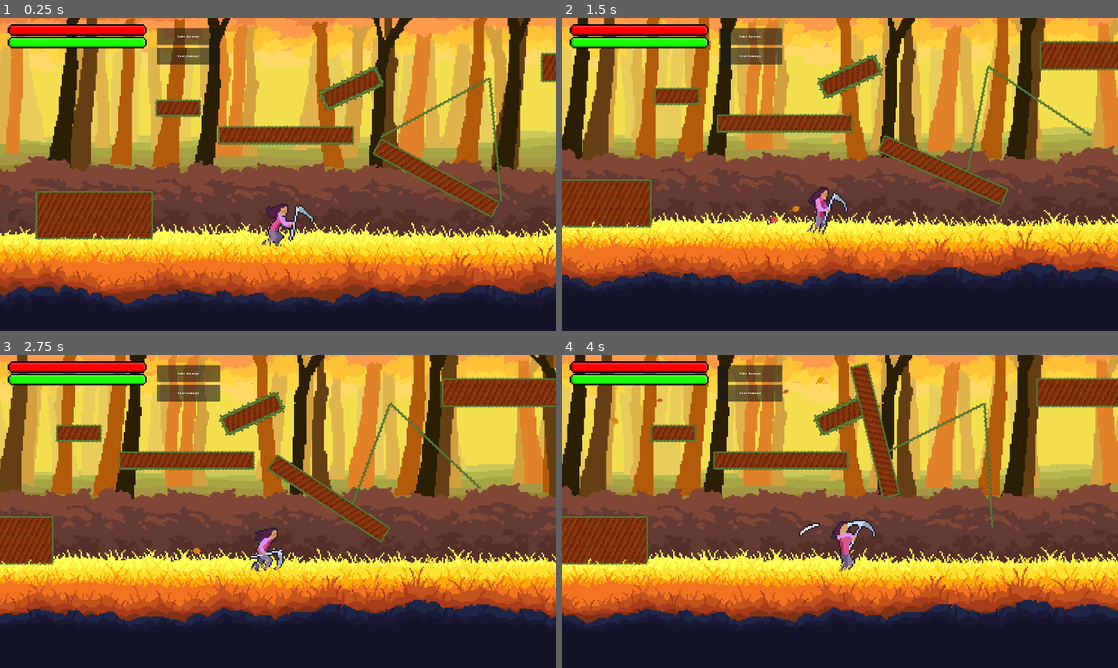
Above: before the commit, frames 1-4 (two rows, left to right).
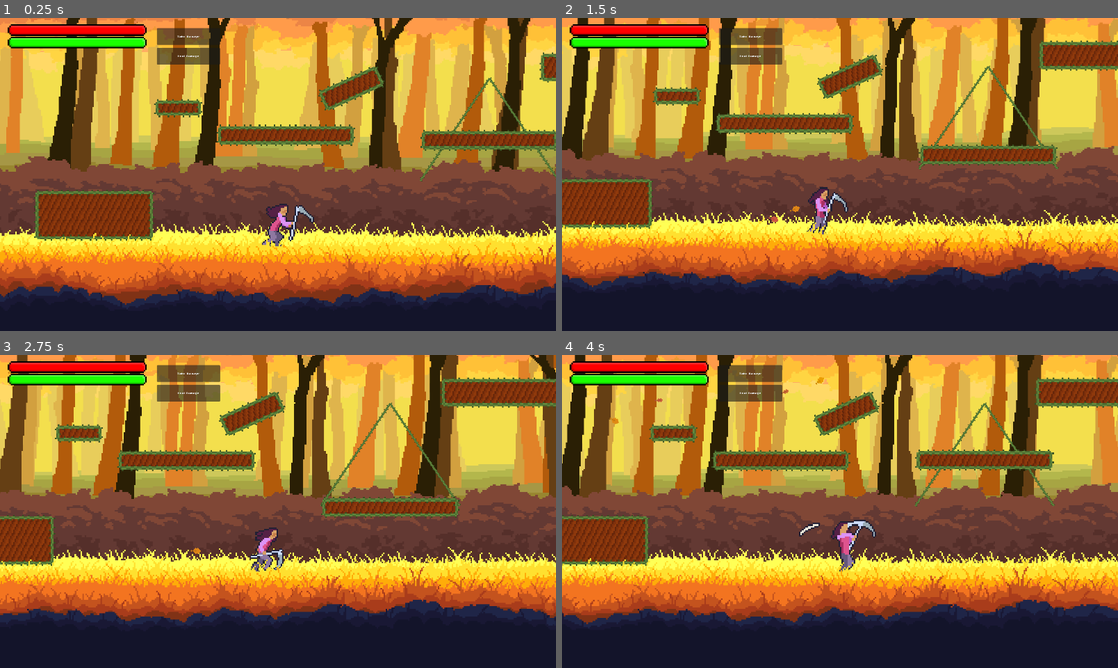
Above: after the commit, the same moments.

Repository: LordRevan36/software_development_platformer
Game: Godot game, scene res://Levels/Forest/platform_test.tscn
The game is run twice, just before and just after one commit, with the same random seed, the same clock (stepped at 60 frames per second) and the same inputs. This scene is started directly instead of the project's main scene.
Inputs (mouse positions are in pixels of both pictures, inside the frame that each line leads up to):
- Up to frame 1 (0.25 s): no input
- Up to frame 2 (1.5 s): tap Enter at 0.5 s; move the mouse to (962, 158) at 0.52 s; hold D (Right) 0.53-1.25 s; tap K (Attack) at 0.6 s; click (962, 158) at 0.67 s; drag from (728, 190) to (812, 237) at 1.27 s
- Up to frame 3 (2.75 s): move the mouse to (333, 442) at 2.02 s; hold D (Right) from 2.03 s (still down); tap K (Attack) at 2.1 s
- Up to frame 4 (4 s): release D (Right) at 2.75 s; drag from (812, 574) to (673, 464) at 2.77 s; move the mouse to (1006, 558) at 3.52 s; hold A (Left) from 3.53 s (still down); tap K (Attack) at 3.6 s

The runs differ from the first frame. In frame 1, 4.8% of the frame differs, in the area x 6-100%, y 10-72%; in frame 2, 4.8%; in frame 3, 4.6%; in frame 4, 4.9%, in the area x 0-100%, y 2-68%.

Commit message:
works a very little bit - moving platform
we are very unfortunately maybe abandoning swinging

Diff:
--- a/software-development-platformer/Levels/Forest/platform_test.tscn
+++ b/software-development-platformer/Levels/Forest/platform_test.tscn
@@ -6,7 +6,7 @@
 
 [sub_resource type="RectangleShape2D" id="RectangleShape2D_t2qmn"]
 resource_local_to_scene = true
-size = Vector2(364, 52)
+size = Vector2(368, 56)
 
 [sub_resource type="RectangleShape2D" id="RectangleShape2D_wa5j0"]
 resource_local_to_scene = true
@@ -14,65 +14,111 @@
 
 [sub_resource type="RectangleShape2D" id="RectangleShape2D_gtl8g"]
 resource_local_to_scene = true
-size = Vector2(124, 48)
+size = Vector2(128, 48)
 
 [sub_resource type="RectangleShape2D" id="RectangleShape2D_xt5ae"]
 resource_local_to_scene = true
-size = Vector2(372, 80)
+size = Vector2(376, 80)
 
 [sub_resource type="RectangleShape2D" id="RectangleShape2D_vuc8t"]
 resource_local_to_scene = true
-size = Vector2(316, 132)
+size = Vector2(320, 136)
 
 [sub_resource type="RectangleShape2D" id="RectangleShape2D_4n83i"]
 resource_local_to_scene = true
-size = Vector2(196, 52)
+size = Vector2(200, 56)
 
 [sub_resource type="RectangleShape2D" id="RectangleShape2D_dlp0c"]
 resource_local_to_scene = true
-size = Vector2(160, 52)
+size = Vector2(160, 56)
 
 [sub_resource type="RectangleShape2D" id="RectangleShape2D_78s2b"]
 resource_local_to_scene = true
-size = Vector2(364, 52)
+size = Vector2(368, 56)
 
 [node name="Main" unique_id=732509840 instance=ExtResource("1_8aig8")]
 
 [node name="FallPlatform" parent="Parallax <100" parent_id_path=PackedInt32Array(1351633235) index="8" unique_id=885156819 instance=ExtResource("2_tyk8v")]
 reset_timer_length = 3.0
 
-[node name="RectangleOutline" parent="Parallax <100/FallPlatform/Platform" parent_id_path=PackedInt32Array(885156819, 1136379276) index="2" unique_id=1082408081]
+[node name="Platform" parent="Parallax <100/FallPlatform" index="0" unique_id=1136379276]
+size_vector = Vector2(368, 56)
+
+[node name="CollisionPolygon2D" parent="Parallax <100/FallPlatform/Platform" index="0" unique_id=581306703]
+polygon = PackedVector2Array(-184, -28, 184, -28, 184, 28, -184, 28)
+
+[node name="Polygon2D" parent="Parallax <100/FallPlatform/Platform" index="1" unique_id=1861125354]
+polygon = PackedVector2Array(-176, -20, 176, -20, 176, 20, -176, 20)
+
+[node name="RectangleOutline" parent="Parallax <100/FallPlatform/Platform" index="2" unique_id=1082408081]
 shape = SubResource("RectangleShape2D_t2qmn")
 
 [node name="RectangleOutline" parent="Platforms/Platform" parent_id_path=PackedInt32Array(1326313302) index="2" unique_id=1082408081]
 shape = SubResource("RectangleShape2D_wa5j0")
 
-[node name="RectangleOutline" parent="Platforms/Platform2" parent_id_path=PackedInt32Array(73062743) index="2" unique_id=1082408081]
+[node name="Platform2" parent="Platforms" parent_id_path=PackedInt32Array(2139959054) index="1" unique_id=73062743]
+size_vector = Vector2(128, 48)
+
+[node name="CollisionPolygon2D" parent="Platforms/Platform2" index="0" unique_id=581306703]
+polygon = PackedVector2Array(-64, -24, 64, -24, 64, 24, -64, 24)
+
+[node name="Polygon2D" parent="Platforms/Platform2" index="1" unique_id=1861125354]
+polygon = PackedVector2Array(-56, -16, 56, -16, 56, 16, -56, 16)
+
+[node name="RectangleOutline" parent="Platforms/Platform2" index="2" unique_id=1082408081]
 shape = SubResource("RectangleShape2D_gtl8g")
 
 [node name="Platform3" parent="Platforms" parent_id_path=PackedInt32Array(2139959054) index="2" unique_id=778821719]
-size_vector = Vector2(372, 80)
+size_vector = Vector2(376, 80)
 
 [node name="CollisionPolygon2D" parent="Platforms/Platform3" index="0" unique_id=581306703]
-polygon = PackedVector2Array(-186, -40, 186, -40, 186, 40, -186, 40)
+polygon = PackedVector2Array(-188, -40, 188, -40, 188, 40, -188, 40)
 
 [node name="Polygon2D" parent="Platforms/Platform3" index="1" unique_id=1861125354]
-polygon = PackedVector2Array(-182, -36, 182, -36, 182, 36, -182, 36)
+polygon = PackedVector2Array(-180, -32, 180, -32, 180, 32, -180, 32)
 
 [node name="RectangleOutline" parent="Platforms/Platform3" index="2" unique_id=1082408081]
 shape = SubResource("RectangleShape2D_xt5ae")
 
-[node name="RectangleOutline" parent="Platforms/Platform4" parent_id_path=PackedInt32Array(780874561) index="2" unique_id=1082408081]
+[node name="Platform4" parent="Platforms" parent_id_path=PackedInt32Array(2139959054) index="3" unique_id=780874561]
+size_vector = Vector2(320, 136)
+
+[node name="CollisionPolygon2D" parent="Platforms/Platform4" index="0" unique_id=581306703]
+polygon = PackedVector2Array(-160, -68, 160, -68, 160, 68, -160, 68)
+
+[node name="Polygon2D" parent="Platforms/Platform4" index="1" unique_id=1861125354]
+polygon = PackedVector2Array(-152, -60, 152, -60, 152, 60, -152, 60)
+
+[node name="RectangleOutline" parent="Platforms/Platform4" index="2" unique_id=1082408081]
 shape = SubResource("RectangleShape2D_vuc8t")
 
-[node name="RectangleOutline" parent="Platforms/FallPlatform/Platform" parent_id_path=PackedInt32Array(885156819, 1136379276) index="2" unique_id=1082408081]
+[node name="Platform" parent="Platforms/FallPlatform" parent_id_path=PackedInt32Array(885156819) index="0" unique_id=1136379276]
+size_vector = Vector2(200, 56)
+
+[node name="CollisionPolygon2D" parent="Platforms/FallPlatform/Platform" index="0" unique_id=581306703]
+polygon = PackedVector2Array(-100, -28, 100, -28, 100, 28, -100, 28)
+
+[node name="Polygon2D" parent="Platforms/FallPlatform/Platform" index="1" unique_id=1861125354]
+polygon = PackedVector2Array(-92, -20, 92, -20, 92, 20, -92, 20)
+
+[node name="RectangleOutline" parent="Platforms/FallPlatform/Platform" index="2" unique_id=1082408081]
 shape = SubResource("RectangleShape2D_4n83i")
 
-[node name="RectangleOutline" parent="Platforms/FallPlatform2/Platform" parent_id_path=PackedInt32Array(468827690, 1136379276) index="2" unique_id=1082408081]
+[node name="Platform" parent="Platforms/FallPlatform2" parent_id_path=PackedInt32Array(468827690) index="0" unique_id=1136379276]
+size_vector = Vector2(160, 56)
+
+[node name="CollisionPolygon2D" parent="Platforms/FallPlatform2/Platform" index="0" unique_id=581306703]
+polygon = PackedVector2Array(-80, -28, 80, -28, 80, 28, -80, 28)
+
+[node name="Polygon2D" parent="Platforms/FallPlatform2/Platform" index="1" unique_id=1861125354]
+polygon = PackedVector2Array(-72, -20, 72, -20, 72, 20, -72, 20)
+
+[node name="RectangleOutline" parent="Platforms/FallPlatform2/Platform" index="2" unique_id=1082408081]
 shape = SubResource("RectangleShape2D_dlp0c")
 
 [node name="Swing" parent="Platforms" parent_id_path=PackedInt32Array(2139959054) index="6" unique_id=1362813319 instance=ExtResource("3_t2qmn")]
 position = Vector2(551, -123)
+swing_speed = 4.0
 
 [node name="RectangleOutline" parent="Platforms/Swing/Platform" parent_id_path=PackedInt32Array(1362813319, 1136379276) index="2" unique_id=1082408081]
 shape = SubResource("RectangleShape2D_78s2b")
--- a/software-development-platformer/Player/player.gd
+++ b/software-development-platformer/Player/player.gd
@@ -95,7 +95,6 @@
 	# LANDING
 	if is_on_floor() and !was_on_floor:
 		GlobalPlayer.landed.emit(landVelocity, get_last_slide_collision().get_collider())
-		print(get_last_slide_collision().get_collider())
 		if state == State.BACKFLIP or state == State.FRONTFLIP:
 			state = State.FLIPLAND
 		else:
--- a/software-development-platformer/Props/Platform/platform.tscn
+++ b/software-development-platformer/Props/Platform/platform.tscn
@@ -6,23 +6,24 @@
 
 [sub_resource type="RectangleShape2D" id="RectangleShape2D_g263t"]
 resource_local_to_scene = true
-size = Vector2(364, 52)
+size = Vector2(368, 56)
 
 [node name="Platform" type="AnimatableBody2D" unique_id=1136379276]
 script = ExtResource("1_0v4dy")
-size_vector = Vector2(364, 52)
+size_vector = Vector2(368, 56)
 border_texture = ExtResource("2_rndpj")
 body_texture = ExtResource("3_17he2")
+textureWidth = 16.0
 
 [node name="CollisionPolygon2D" type="CollisionPolygon2D" parent="." unique_id=581306703]
-polygon = PackedVector2Array(-182, -26, 182, -26, 182, 26, -182, 26)
+polygon = PackedVector2Array(-184, -28, 184, -28, 184, 28, -184, 28)
 
 [node name="Polygon2D" type="Polygon2D" parent="." unique_id=1861125354]
 texture_filter = 1
 texture_repeat = 2
 color = Color(1, 0.6627451, 0.2, 1)
 texture = ExtResource("3_17he2")
-polygon = PackedVector2Array(-178, -22, 178, -22, 178, 22, -178, 22)
+polygon = PackedVector2Array(-176, -20, 176, -20, 176, 20, -176, 20)
 
 [node name="RectangleOutline" type="CollisionShape2D" parent="." unique_id=1082408081]
 shape = SubResource("RectangleShape2D_g263t")
--- a/software-development-platformer/Props/Platform/swing.gd
+++ b/software-development-platformer/Props/Platform/swing.gd
@@ -4,10 +4,12 @@
 @onready var left_rope = $Ropes/LeftRope
 @onready var right_rope = $Ropes/RightRope
 @onready var child_platform = $Platform
+@onready var collision_polygon_2d: CollisionPolygon2D = $Platform/CollisionPolygon2D
+@onready var polygon_2d: Polygon2D = $Platform/Polygon2D
 
 @export var radius : float = 300.0
 @export var max_angle_degrees : float = 30.0
-@export var swing_speed : float = 2.0
+@export var swing_speed : float = 4.0
 @export var phase_offset : float = 0.0
 @export var currently_active : bool = true
 
@@ -17,17 +19,27 @@
 @export var updateLines : bool = false
 @export var updateRadius: bool = false
 
+var animation_player: AnimationPlayer
+var animation: Animation
+
 var time_passed : float = 0.0
 var current_velocity : Vector2 = Vector2.ZERO
 var _last_platform_global_pos : Vector2 = Vector2.ZERO
 
+var testing
 # Called when the node enters the scene tree for the first time.
 func _ready() -> void:
+	animation_player = $AnimationPlayer
+	#animation_player.get_animation_library("").duplicate()
+	animation = animation_player.get_animation("swing") #Makes animation library unique to this scene, to change properties through code.
+
 	_update_lines()
 	_update_plat_position()
+	_setup_animation()
 
 # Called every frame. 'delta' is the elapsed time since the previous frame.
 func _process(delta: float) -> void:
+
 	if Engine.is_editor_hint():
 		if centerNode or updateRadius or updateLines:
 			print("child platform position: ", child_platform.position.x, " , ", child_platform.position.y)
@@ -39,6 +51,7 @@
 		if updateLines:
 			_update_lines()
 	else:
+		collision_polygon_2d.polygon = polygon_2d.polygon
 		if currently_active:
 			pass
 			#_update_rotation(delta)
@@ -48,10 +61,13 @@
 
 
 func _update_plat_position() -> void:
-	child_platform._center_node()
-	child_platform.position = Vector2(0, radius)
+	if Engine.is_editor_hint():
+		print("Updating plat position")
+		child_platform._center_node()
+		child_platform.position = Vector2(0, radius)
 
 func _update_radius() -> void:
+	print("Updating radius")
 	if Engine.is_editor_hint():
 		radius = child_platform.position.y
 		_update_plat_position()
@@ -59,6 +75,7 @@
 	updateRadius = false
 
 func _update_lines() -> void:
+	print("Updating lines")
 	var half_plat_size : Vector2 = child_platform.size_vector / 2
 	child_platform._center_node()
 
@@ -80,6 +97,22 @@
 
 	updateLines = false
 
+func _setup_animation() -> void:
+	animation.length = swing_speed/2
+	var ropes_index = animation.find_track("Ropes:rotation",0)
+	animation.track_set_key_value(ropes_index, 0, -max_angle_degrees)
+	animation.track_set_key_value(ropes_index, 1, max_angle_degrees)
+	var posx_index = animation.find_track("Platform:position:x",0)
+	animation.track_set_key_value(posx_index, 0, -cos(deg_to_rad(max_angle_degrees))*radius)
+	animation.track_set_key_value(posx_index, 1, cos(deg_to_rad(max_angle_degrees))*radius)
+	var posy_index = animation.find_track("Platform:position:y",0)
+	animation.track_set_key_value(posy_index, 0, sin(deg_to_rad(max_angle_degrees))*radius)
+	animation.track_set_key_value(posy_index, 1, radius)
+	animation.track_set_key_value(posy_index, 2, sin(deg_to_rad(max_angle_degrees))*radius)
+	var rot_index = animation.find_track("Platform:rotation",0)
+	animation.track_set_key_value(rot_index, 0, -deg_to_rad(max_angle_degrees))
+	animation.track_set_key_value(rot_index, 1, deg_to_rad(max_angle_degrees))
+	print(max_angle_degrees)
 #func _save_velocity(delta: float) -> void:
 	#var current_global_pos = child_platform.global_position
 	#current_velocity = (current_global_pos - _last_platform_global_pos) / delta
--- a/software-development-platformer/Props/Platform/swing.tscn
+++ b/software-development-platformer/Props/Platform/swing.tscn
@@ -9,14 +9,50 @@
 tracks/0/type = "value"
 tracks/0/imported = false
 tracks/0/enabled = true
-tracks/0/path = NodePath(".:rotation")
+tracks/0/path = NodePath("Platform:position:x")
 tracks/0/interp = 1
 tracks/0/loop_wrap = true
 tracks/0/keys = {
 "times": PackedFloat32Array(0),
 "transitions": PackedFloat32Array(1),
 "update": 0,
-"values": [0.5235988]
+"values": [0.0]
+}
+tracks/1/type = "value"
+tracks/1/imported = false
+tracks/1/enabled = true
+tracks/1/path = NodePath("Platform:position:y")
+tracks/1/interp = 1
+tracks/1/loop_wrap = true
+tracks/1/keys = {
+"times": PackedFloat32Array(0),
+"transitions": PackedFloat32Array(1),
+"update": 0,
+"values": [300.0]
+}
+tracks/2/type = "value"
+tracks/2/imported = false
+tracks/2/enabled = true
+tracks/2/path = NodePath("Ropes:rotation")
+tracks/2/interp = 1
+tracks/2/loop_wrap = true
+tracks/2/keys = {
+"times": PackedFloat32Array(0),
+"transitions": PackedFloat32Array(1),
+"update": 0,
+"values": [0.0]
+}
+tracks/3/type = "value"
+tracks/3/imported = false
+tracks/3/enabled = true
+tracks/3/path = NodePath("Platform:rotation")
+tracks/3/interp = 1
+tracks/3/loop_wrap = true
+tracks/3/keys = {
+"times": PackedFloat32Array(0),
+"transitions": PackedFloat32Array(1),
+"update": 0,
+"values": [0.0]
 }
 
 [sub_resource type="Animation" id="Animation_14nk7"]
@@ -25,15 +61,51 @@
 loop_mode = 2
 tracks/0/type = "value"
 tracks/0/imported = false
-tracks/0/enabled = true
-tracks/0/path = NodePath(".:rotation")
+tracks/0/enabled = false
+tracks/0/path = NodePath("Ropes:rotation")
 tracks/0/interp = 1
 tracks/0/loop_wrap = true
 tracks/0/keys = {
 "times": PackedFloat32Array(0, 2),
 "transitions": PackedFloat32Array(-2, -2),
 "update": 0,
-"values": [0.5235988, -0.5235988]
+"values": [-30.0, 30.0]
+}
+tracks/1/type = "value"
+tracks/1/imported = false
+tracks/1/enabled = true
+tracks/1/path = NodePath("Platform:position:x")
+tracks/1/interp = 1
+tracks/1/loop_wrap = true
+tracks/1/keys = {
+"times": PackedFloat32Array(0, 2),
+"transitions": PackedFloat32Array(-2, 1),
+"update": 0,
+"values": [-259.8076211353316, 259.8076211353316]
+}
+tracks/2/type = "value"
+tracks/2/imported = false
+tracks/2/enabled = true
+tracks/2/path = NodePath("Platform:position:y")
+tracks/2/interp = 1
+tracks/2/loop_wrap = true
+tracks/2/keys = {
+"times": PackedFloat32Array(0, 1, 2),
+"transitions": PackedFloat32Array(-2, -2, -2),
+"update": 0,
+"values": [149.99999999999997, 300.0, 149.99999999999997]
+}
+tracks/3/type = "value"
+tracks/3/imported = false
+tracks/3/enabled = false
+tracks/3/path = NodePath("Platform:rotation")
+tracks/3/interp = 1
+tracks/3/loop_wrap = true
+tracks/3/keys = {
+"times": PackedFloat32Array(0, 2),
+"transitions": PackedFloat32Array(-2, 1),
+"update": 0,
+"values": [-0.5235987755982988, 0.5235987755982988]
 }
 
 [sub_resource type="AnimationLibrary" id="AnimationLibrary_x64us"]
@@ -43,21 +115,21 @@
 }
 
 [node name="Swing" type="Node2D" unique_id=1362813319 groups=["Swing"]]
-rotation = 0.5235988
 script = ExtResource("1_mbygn")
+swing_speed = 2.0
 ropeTexture = ExtResource("2_14nk7")
 
 [node name="Ropes" type="Node2D" parent="." unique_id=1356544557]
 
 [node name="LeftRope" type="Line2D" parent="Ropes" unique_id=399989842]
 texture_repeat = 2
-points = PackedVector2Array(0, 0, -182, 274)
+points = PackedVector2Array(0, 0, -184, 272)
 texture = ExtResource("2_14nk7")
 texture_mode = 1
 
 [node name="RightRope" type="Line2D" parent="Ropes" unique_id=1013934514]
 texture_repeat = 2
-points = PackedVector2Array(0, 0, 182, 274)
+points = PackedVector2Array(0, 0, 184, 272)
 texture = ExtResource("2_14nk7")
 texture_mode = 1
 
@@ -65,5 +137,6 @@
 position = Vector2(0, 300)
 
 [node name="AnimationPlayer" type="AnimationPlayer" parent="." unique_id=705646605]
+root_motion_local = true
 libraries/ = SubResource("AnimationLibrary_x64us")
 autoplay = &"swing"
Not shown: 1 places in software-development-platformer/Player/player.tscn that only renumber resources
